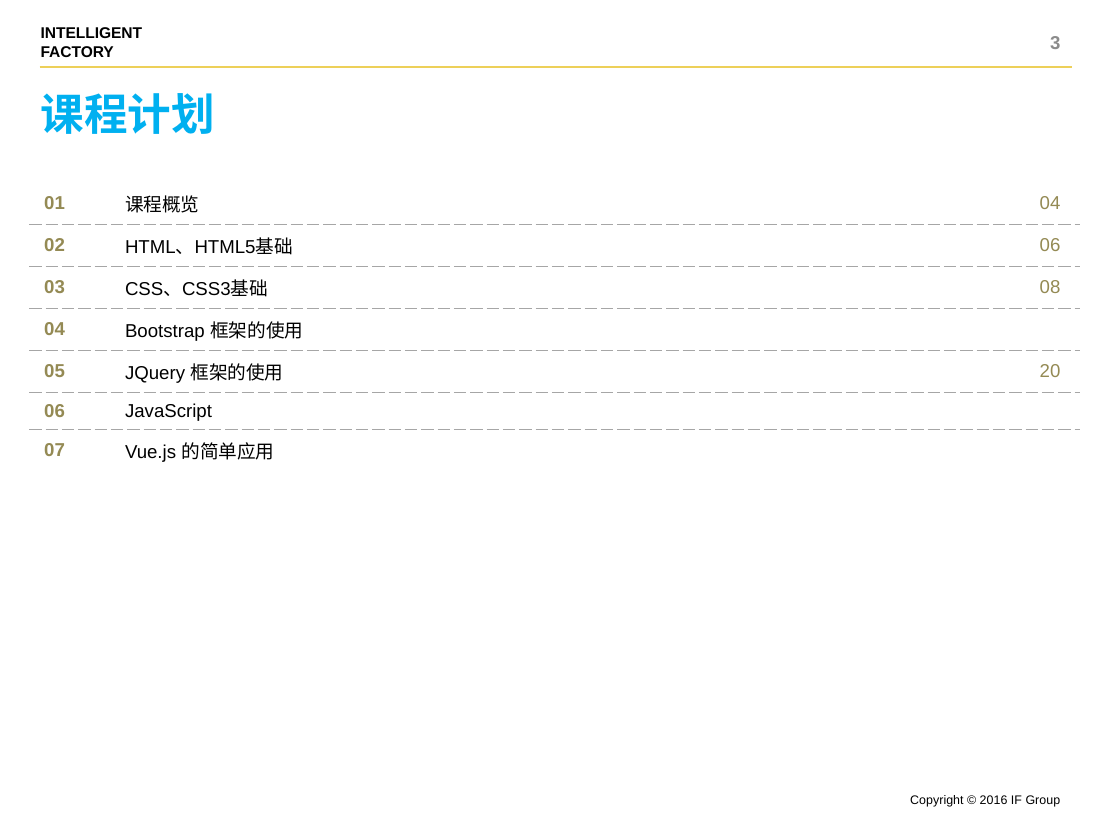
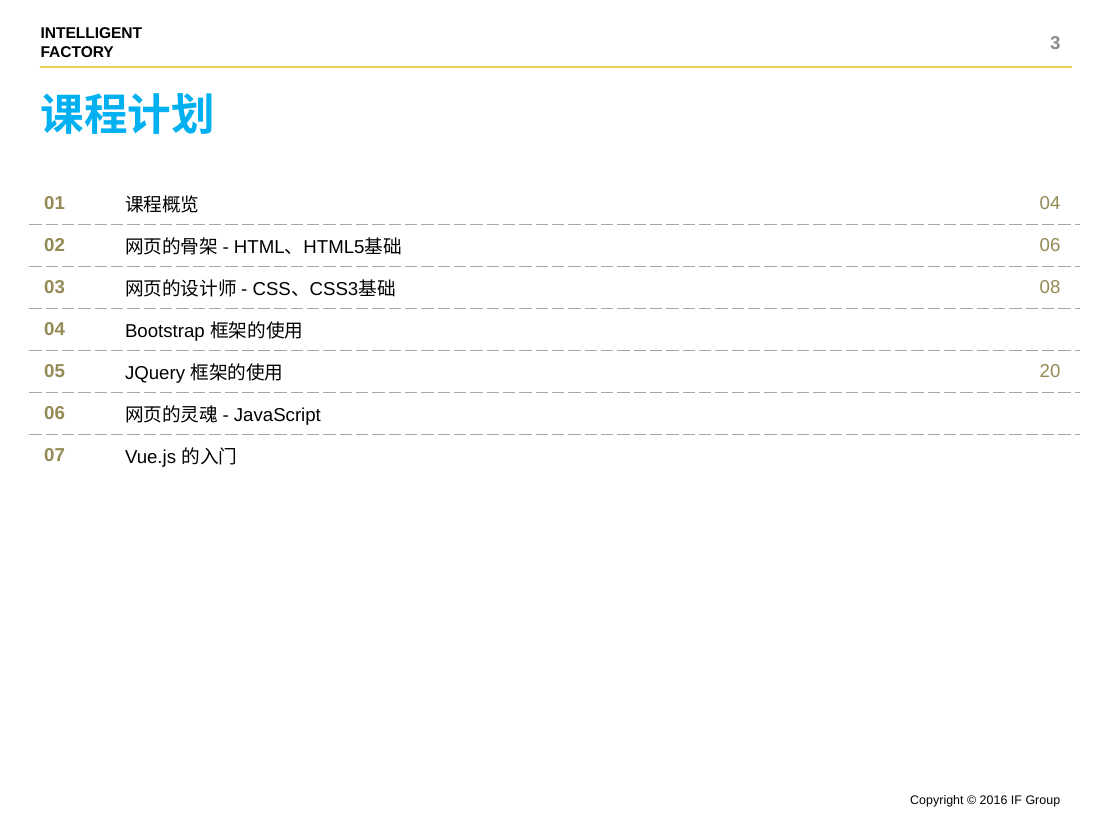
Before and after one commit to shentianyi/CompanyCource, a slide deck: slide 3 of CodeMonkey/cs05 UI前端/UI设计.pptx. Drawn at 1120x840 pixels with LibreOffice and Linux fonts; fonts in the diff are those of the drawing. Boxes give left, top, right and bottom in pixels: in the first picture for what was removed or moved away, otherwise in the second. Text is boxed around its words. In the diff, an @@ line names an element or a change of style, - is before the commit and + after.

Commit message:
html

```diff
--- a/CodeMonkey/cs05 UI前端/UI设计.pptx
+++ b/CodeMonkey/cs05 UI前端/UI设计.pptx
@@ table at box(29, 181, 1080, 471) @@
-row 2, column 2: HTML、HTML5基础
+row 2, column 2: 网页的骨架 - HTML、HTML5基础
-row 3, column 2: CSS、CSS3基础
+row 3, column 2: 网页的设计师 - CSS、CSS3基础
-row 6, column 2: JavaScript
+row 6, column 2: 网页的灵魂 - JavaScript
-row 7, column 2: Vue.js 的简单应用
+row 7, column 2: Vue.js 的入门
```
Also in this commit, not shown: 1 other slide changed, 1 slide added, 1 slide removed, 1 other file.
